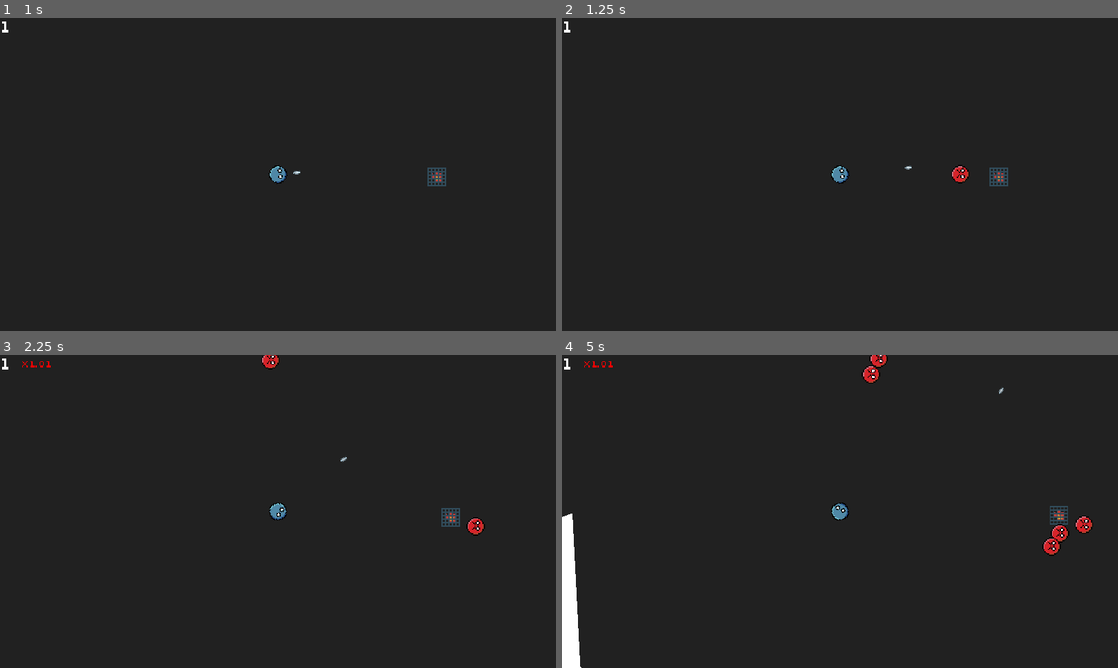
Above: before the commit, frames 1-4 (two rows, left to right).
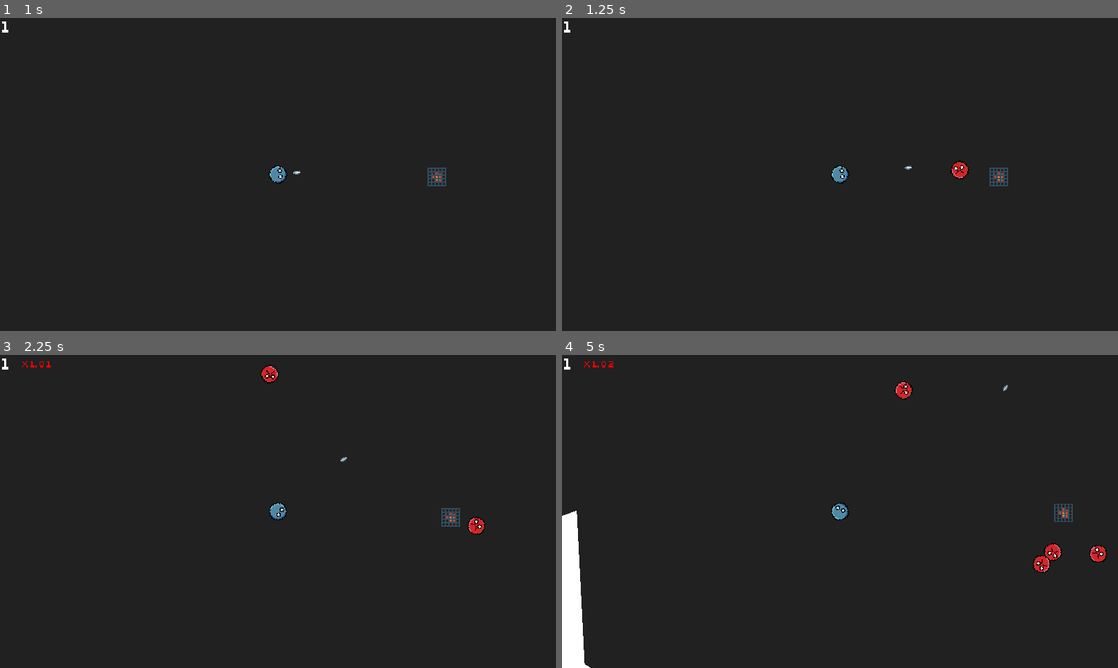
Above: after the commit, the same moments.

Repository: veprogames/top-down-incremental
Game: Godot game, scene res://level/level.tscn
Same seed, same stepped clock (60 frames per second), same inputs: the game is played once before the commit and once after it.
Inputs (mouse positions are in pixels of both pictures, inside the frame that each line leads up to):
- Up to frame 1 (1 s): tap Enter at 0.5 s; move the mouse to (305, 174) at 0.52 s
- Up to frame 2 (1.25 s): no input
- Up to frame 3 (2.25 s): move the mouse to (250, 511) at 1.27 s; tap Space at 2 s; move the mouse to (289, 505) at 2.02 s
- Up to frame 4 (5 s): move the mouse to (834, 517) at 2.77 s; move the mouse to (878, 514) at 3.52 s; move the mouse to (795, 508) at 4.27 s

Frame 1 is identical in both runs. In frame 2, 0.1% of the frame differs, in the area x 69-74%, y 45-53%; in frame 3, 0.3%; in frame 4, 1.8%, in the area x 0-98%, y 0-100%.

Commit message:
add behavior system

Diff:
--- /dev/null
+++ b/behavior/base_behavior.gd
@@ -0,0 +1,2 @@
+class_name BaseBehavior
+extends Node
--- /dev/null
+++ b/behavior/base_behavior.tscn
@@ -0,0 +1,6 @@
+[gd_scene load_steps=2 format=3 uid="uid://cpsik7abqkt67"]
+
+[ext_resource type="Script" path="res://behavior/base_behavior.gd" id="1_yh7of"]
+
+[node name="BaseBehavior" type="Node"]
+script = ExtResource("1_yh7of")
--- /dev/null
+++ b/behavior/enemy_move_behavior.gd
@@ -0,0 +1,10 @@
+class_name EnemyMoveBehavior
+extends BaseBehavior
+
+@export var enemy: Enemy
+
+var velocity: Vector2
+
+
+func _physics_process(_delta: float) -> void:
+	pass
--- /dev/null
+++ b/behavior/enemy_move_behavior.tscn
@@ -0,0 +1,7 @@
+[gd_scene load_steps=3 format=3 uid="uid://bb4bifkgouwi6"]
+
+[ext_resource type="PackedScene" uid="uid://cpsik7abqkt67" path="res://behavior/base_behavior.tscn" id="1_8b4ms"]
+[ext_resource type="Script" path="res://behavior/enemy_move_behavior.gd" id="2_xnuhc"]
+
+[node name="EnemyMoveBehavior" groups=["enemy_move_behavior"] instance=ExtResource("1_8b4ms")]
+script = ExtResource("2_xnuhc")
--- /dev/null
+++ b/behavior/enemy_move_behavior_noise.tscn
@@ -0,0 +1,9 @@
+[gd_scene load_steps=3 format=3 uid="uid://3nk6b160b7an"]
+
+[ext_resource type="PackedScene" uid="uid://bb4bifkgouwi6" path="res://behavior/enemy_move_behavior.tscn" id="1_l0786"]
+[ext_resource type="Script" path="res://enemy_move_behavior_noise.gd" id="2_uayh5"]
+
+[node name="EnemyMoveBehaviorNoise" instance=ExtResource("1_l0786")]
+script = ExtResource("2_uayh5")
+speed = 1.0
+amplitude = 100.0
--- /dev/null
+++ b/behavior/move_behavior_base_noise.tres
@@ -0,0 +1,4 @@
+[gd_resource type="FastNoiseLite" format=3 uid="uid://dfnbdq2syrrc6"]
+
+[resource]
+frequency = 0.1
--- a/enemy/enemy.gd
+++ b/enemy/enemy.gd
@@ -4,6 +4,23 @@
 @export var hp: float = 1
 @export var color: Color = Color.RED
 var current_hp: float = hp
+
+var move_behaviors: Array[EnemyMoveBehavior]
+
+func _ready() -> void:
+	move_behaviors.assign(Utils.get_children_of_group(self, "enemy_move_behavior"))
+
+
+func _physics_process(_delta: float) -> void:
+	velocity = Vector2.ZERO
+
+	for behavior: EnemyMoveBehavior in move_behaviors:
+		velocity += behavior.velocity
+
+	rotation = velocity.angle()
+
+	move_and_slide()
+
 
 func _on_hit_area_area_entered(area: Area2D) -> void:
 	var bullet: Bullet = area as Bullet
--- a/enemy/enemy.tscn
+++ b/enemy/enemy.tscn
@@ -1,7 +1,8 @@
-[gd_scene load_steps=5 format=3 uid="uid://bprric2282qeg"]
+[gd_scene load_steps=6 format=3 uid="uid://bprric2282qeg"]
 
 [ext_resource type="Texture2D" uid="uid://fh1o0uq1jl33" path="res://enemy/enemy_red.png" id="1_4povp"]
 [ext_resource type="Script" path="res://enemy/enemy.gd" id="1_kqjdg"]
+[ext_resource type="PackedScene" uid="uid://3nk6b160b7an" path="res://behavior/enemy_move_behavior_noise.tscn" id="3_m1qhl"]
 
 [sub_resource type="CircleShape2D" id="CircleShape2D_du478"]
 radius = 7.0
@@ -28,4 +29,6 @@
 [node name="CollisionShape2D2" type="CollisionShape2D" parent="HitArea"]
 shape = SubResource("CircleShape2D_xsuyj")
 
+[node name="EnemyMoveBehaviorNoise" parent="." instance=ExtResource("3_m1qhl")]
+
 [connection signal="area_entered" from="HitArea" to="." method="_on_hit_area_area_entered"]
--- /dev/null
+++ b/enemy_move_behavior_noise.gd
@@ -0,0 +1,25 @@
+class_name EnemyMoveBehaviorNoise
+extends EnemyMoveBehavior
+
+@export var speed: float = 1.0
+@export var amplitude: float = 100.0
+
+var noise: FastNoiseLite = preload("res://behavior/move_behavior_base_noise.tres").duplicate()
+
+var t: float = 0.0
+
+
+func _ready() -> void:
+	noise.frequency *= speed
+	noise.seed = randi()
+
+
+func _physics_process(delta: float) -> void:
+	super._physics_process(delta)
+
+	t += delta
+
+	velocity = Vector2(
+		noise.get_noise_1d(t),
+		noise.get_noise_1d(t + 1000)
+	) * amplitude
--- /dev/null
+++ b/global/utils.gd
@@ -0,0 +1,12 @@
+class_name Utils
+extends Object
+
+
+static func get_children_of_group(node: Node, group: String) -> Array:
+	var result: Array = []
+	for child: Node in node.get_children():
+		if child.get_child_count() > 0:
+			result += Utils.get_children_of_group(child, group)
+		if child is Node and child.is_in_group(group):
+			result.append(child)
+	return result
--- a/project.godot
+++ b/project.godot
@@ -39,6 +39,7 @@
 [global_group]
 
 player=""
+enemy_move_behavior=""
 
 [gui]
 
